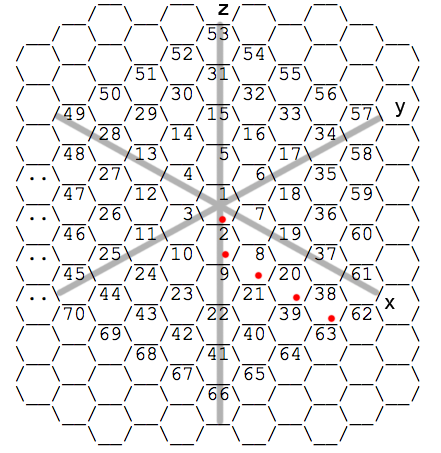
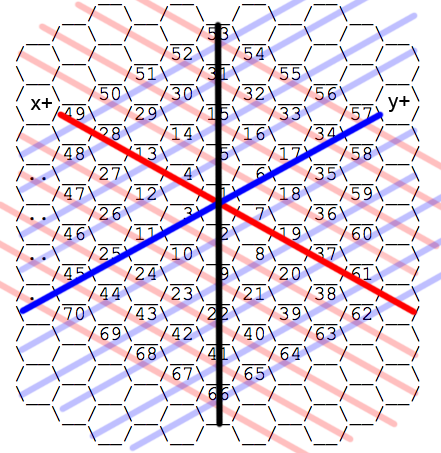
Comparing the layer stacks of the two 441x453 images. Changes:
removed layer "z" over [218, 4, 229, 15]
renamed "y" to "y+", painted on it over [388, 96, 410, 117]
renamed "x" to "x+", painted on it over [30, 98, 395, 309]
hid "Layer 23" over [218, 215, 336, 323]
hid "Layer 22" over [53, 20, 384, 427]
added layer "Layer 25" above "Layer 24" over [213, 21, 224, 428]
added layer "Layer 24" above "Layer 21" over [18, 110, 419, 317]
showed "Layer 21", opacity 43% → 25%, painted on it over [17, 0, 441, 453]
showed "Layer 11", opacity 27% → 25%, painted on it over [0, 0, 441, 453]
